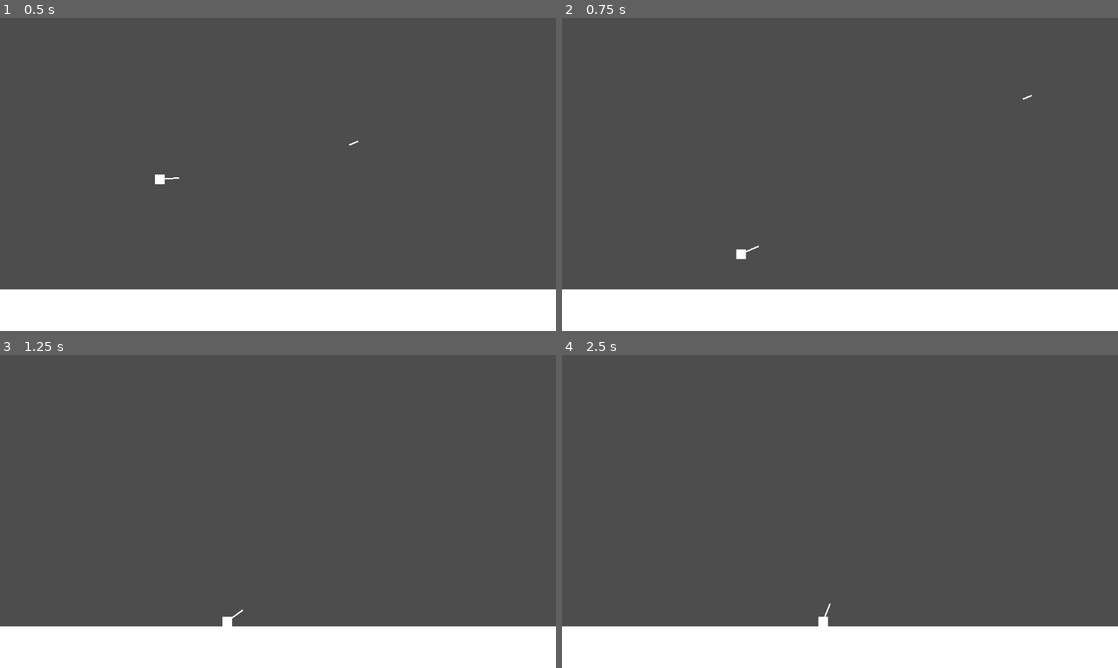
Above: before the commit, frames 1-4 (two rows, left to right).
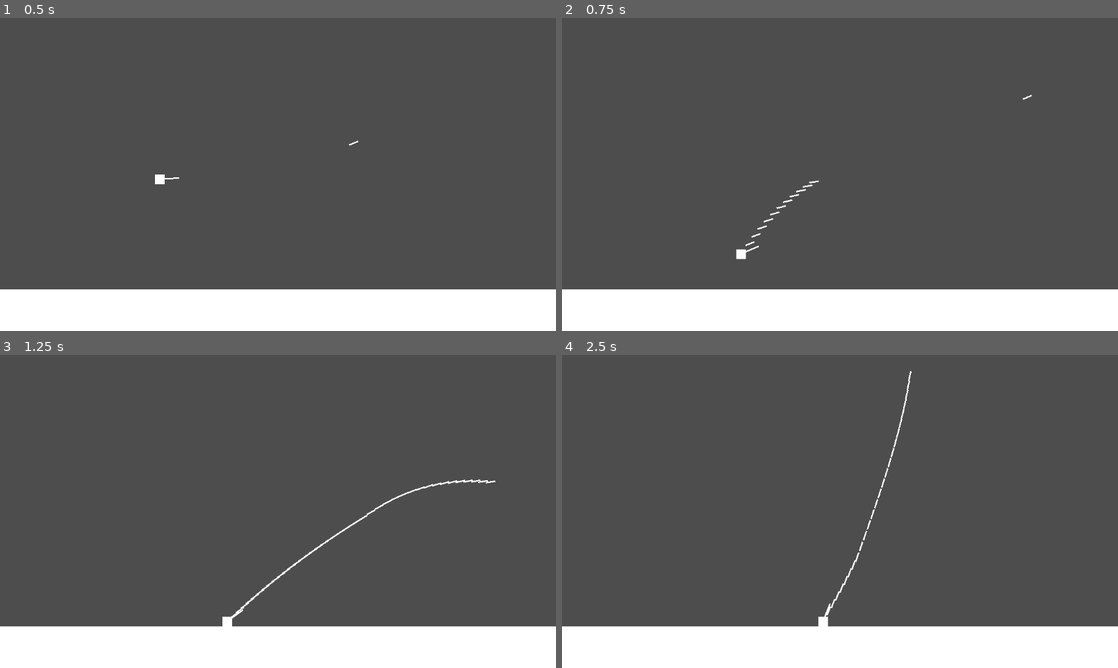
Above: after the commit, the same moments.

Repository: Audxius/Blaze-runner
Game: Godot game, scene res://Scenes/Level1.tscn
Same seed, same stepped clock (60 frames per second), same inputs: the game is played once before the commit and once after it.
Inputs (mouse positions are in pixels of both pictures, inside the frame that each line leads up to):
- Up to frame 1 (0.5 s): no input
- Up to frame 2 (0.75 s): tap Enter (ui_accept) at 0.5 s; move the mouse to (962, 158) at 0.52 s; press the mouse at (962, 158) at 0.53 s; hold D from 0.53 s (still down)
- Up to frame 3 (1.25 s): keep holding D; tap Enter (ui_accept) at 0.77 s
- Up to frame 4 (2.5 s): move the mouse to (728, 527) at 1.27 s; release the mouse at (728, 527) at 1.28 s; click (728, 527) at 1.35 s; tap Enter (ui_accept) at 1.52 s; move the mouse to (895, 442) at 2.02 s; release D at 2.03 s; press the mouse at (895, 442) at 2.03 s; hold A from 2.03 s (still down)

Frame 1 is identical in both runs. In frame 2, 0.1% of the frame differs, in the area x 33-47%, y 51-73%; in frame 3, 0.4%, in the area x 41-90%, y 39-84%; in frame 4, 0.3%.

Commit message:
merge issue fixed

Diff:
--- a/project.godot
+++ b/project.godot
@@ -19,6 +19,14 @@
 
 window/stretch/mode="viewport"
 
+[input]
+
+mouse_left={
+"deadzone": 0.5,
+"events": [Object(InputEventMouseButton,"resource_local_to_scene":false,"resource_name":"","device":-1,"window_id":0,"alt_pressed":false,"shift_pressed":false,"ctrl_pressed":false,"meta_pressed":false,"button_mask":1,"position":Vector2(418, 9),"global_position":Vector2(422, 50),"factor":1.0,"button_index":1,"canceled":false,"pressed":true,"double_click":false,"script":null)
+]
+}
+
 [rendering]
 
 renderer/rendering_method="mobile"
